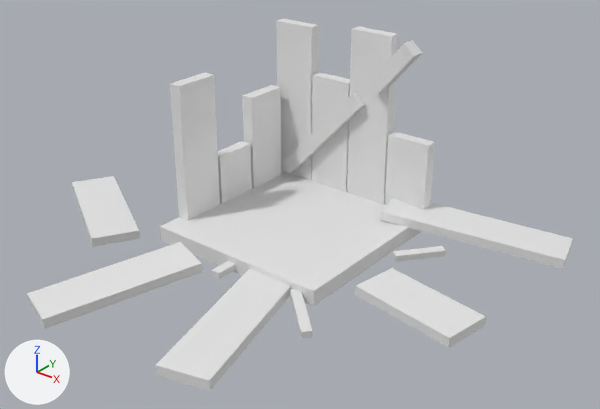
The glTF model godot/assets3d/props/crate_broken.glb, before and after one commit.
Both versions are drawn from a camera (50 mm lens) standing at (1.508, -1.869, 1.267) and looking at (0.132, -0.149, 0.201). Every picture has the same lights, and +X, +Y and +Z are marked at lower left. The first picture is the older version. Vertices at exactly the same position are counted once.

The older version as bpy lines, for what is in view:
```python
me_me_1605 = bpy.data.meshes.new('me.1605')
me_me_1605.from_pydata(...)  # 152 vertices, 228 faces; spans x -0.84..0.78, y -0.86..0.44, z 0.0..0.62
# before: 9 (-0.31, 0.27, 0.6) at pixel (276, 20), 11 (-0.31, 0.31, 0.6) at pixel (284, 18), 13 (-0.16, 0.27, 0.6) at pixel (311, 27), 15 (-0.16, 0.31, 0.6) at pixel (318, 24), 17 (-0.15, 0.27, 0.44) at pixel (312, 74)
# before: 19 (-0.15, 0.31, 0.44) at pixel (319, 72), 21 (0.0, 0.27, 0.44) at pixel (348, 83), 23 (0.0, 0.31, 0.44), 25 (0.0, 0.27, 0.62) at pixel (351, 28), 27 (0.0, 0.31, 0.62) at pixel (358, 26)
# before: 29 (0.16, 0.27, 0.62) at pixel (391, 36), 31 (0.16, 0.31, 0.62) at pixel (398, 33), 33 (0.16, 0.27, 0.3) at pixel (388, 134), 35 (0.16, 0.31, 0.3) at pixel (394, 131), 37 (0.31, 0.27, 0.3) at pixel (428, 145)
# before: 39 (0.31, 0.31, 0.3) at pixel (435, 141), 41 (-0.31, -0.23, 0.5) at pixel (169, 83), 43 (-0.31, -0.08, 0.5) at pixel (204, 72), 45 (-0.27, -0.23, 0.5) at pixel (179, 86), 47 (-0.27, -0.08, 0.5) at pixel (214, 74)
# before: 49 (-0.31, -0.07, 0.22), 51 (-0.31, 0.09, 0.22) at pixel (241, 140), 53 (-0.27, -0.07, 0.22) at pixel (220, 156), 55 (-0.27, 0.09, 0.22) at pixel (250, 143), 57 (-0.31, 0.1, 0.38) at pixel (242, 95)
# before: 59 (-0.31, 0.25, 0.38) at pixel (271, 84), 61 (-0.27, 0.1, 0.38) at pixel (251, 97), 63 (-0.27, 0.25, 0.38) at pixel (280, 86), 65 (0.07, 0.25, 0.38) at pixel (361, 106), 67 (0.03, 0.25, 0.42) at pixel (352, 93)
# before: 69 (0.07, 0.3, 0.38), 71 (0.03, 0.3, 0.42)
ob_ob = bpy.data.objects.new('ob', me_me_1605)
ob_ob.location = (0.0, 0.0, 0.0)
```
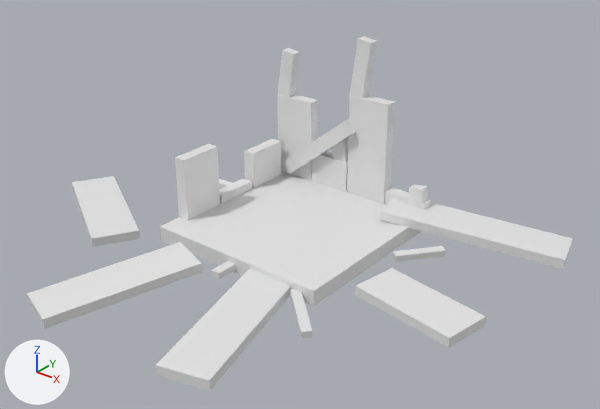
What changed in the scene script:
```text
Change me_me_1605:
    used by ob_ob; location = (0.0, 0.0, 0.0)
    verts and faces of me_me_1605; kept vertices keep their numbers, new ones are numbered from 152
    remove me_me_1605.from_pydata(...)  # 152 vertices, 228 faces; spans x -0.84..0.78, y -0.86..0.44, z 0.0..0.62
    add me_me_1605.from_pydata(...)  # 176 vertices, 264 faces; spans x -0.84..0.78, y -0.86..0.44, z 0.0..0.59
    me_me_1605 part 1: the loose piece of 8 vertices spanning x 0.1..0.26, y 0.23..0.29, z 0.44..0.62 is multiplied about its middle by the matrix ((0.083, 0.904, 0.096), (-0.693, 0.0, 0.594), (0.588, -0.127, 0.686)), then moved by (-0.45, 0.03, -0.12)
    me_me_1605 part 2: the loose piece of 8 vertices spanning x -0.15..0.0, y 0.27..0.31, z 0.0..0.44 is copied, and the copy is scaled about its middle by (0.33, 0.875, 0.18), then moved by (0.04, 0.0, -0.03); it spans x -0.07..0.0, y 0.27..0.31, z 0.15..0.23
    me_me_1605 part 3: the loose piece of 8 vertices spanning x 0.0..0.16, y 0.27..0.31, z 0.0..0.62 is copied, and the copy is turned 8 degrees about the y axis through its middle and scaled by 0.325, then moved by (-0.04, 0.0, 0.18); it spans x 0.0..0.08, y 0.27..0.31, z 0.39..0.59
    me_me_1605 part 4
    add for i in [9, 11, 13, 15]: verts[i] += (0.0, 0.0, -0.26)
    add for i in [17, 19, 21, 23]: verts[i] += (0.0, 0.0, -0.28)
    add for i in [25, 27, 29, 31]: verts[i] += (0.0, 0.0, -0.22)
    add for i in [33, 35, 37, 39, 57, 59, 61, 63]: verts[i] += (0.0, 0.0, -0.2)
    add for i in [41, 43, 45, 47]: verts[i] += (0.0, 0.0, -0.24)
    add for i in [49, 51, 53, 55]: verts[i] += (0.0, 0.0, -0.14)
    add for i in [65, 67, 69, 71]: verts[i] += (-0.03, 0.0, -0.1)
    other edits to the shape of me_me_1605 do not show in these pictures
```

Where the change shows, as pixel boxes (x1, y1, x2, y2) in the pictures (600 x 409 px; the box of a moved part takes in the faces that stretch with it):
'ob', reshaped: before (27, 19, 573, 391); after (27, 36, 573, 391)
part 1 of me_me_1605, moved or reshaped: before (369, 40, 423, 93); after (278, 48, 300, 97)
part 2 of me_me_1605, added: after (333, 138, 349, 162)
part 3 of me_me_1605, added: after (349, 36, 377, 98)
part 4 of me_me_1605, moved or reshaped: before (170, 19, 435, 221); after (175, 94, 431, 221)
